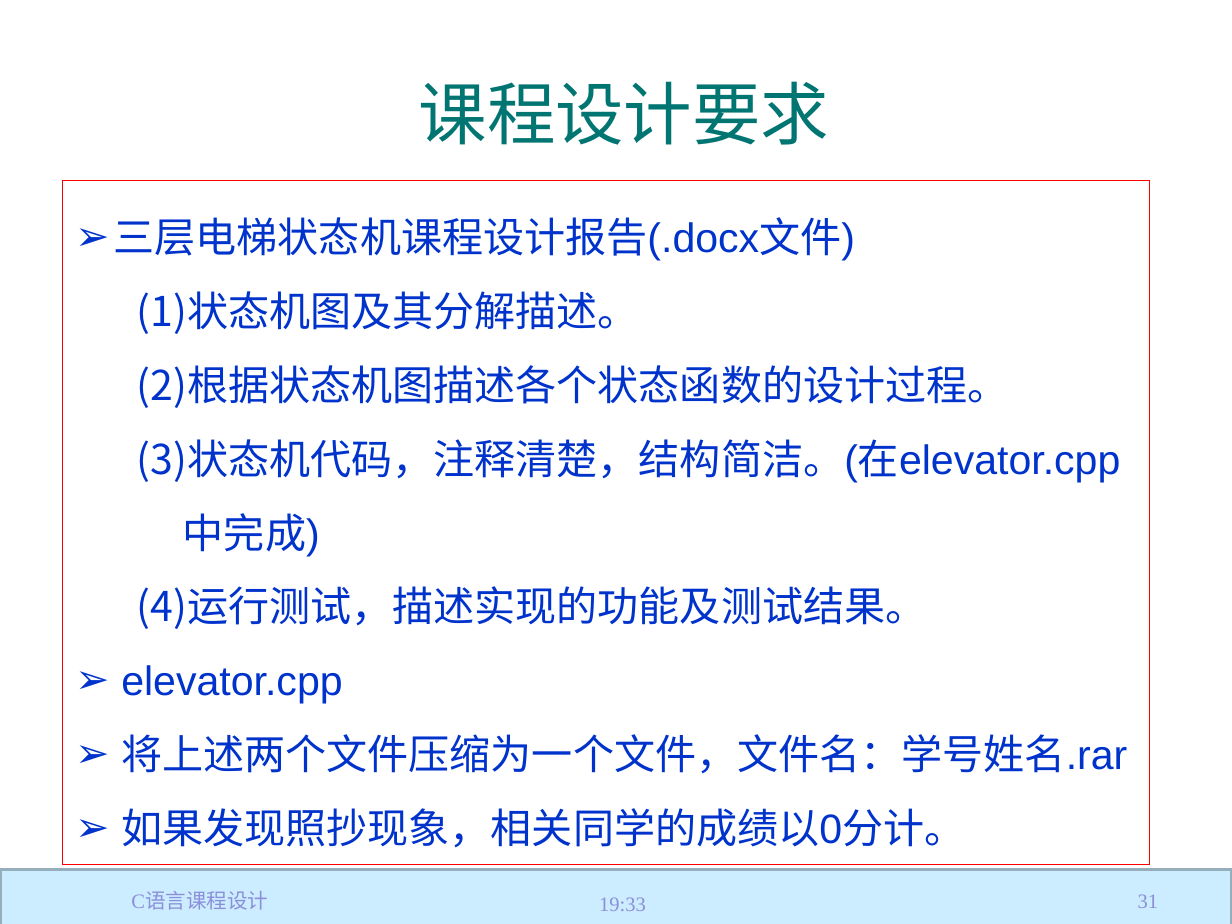
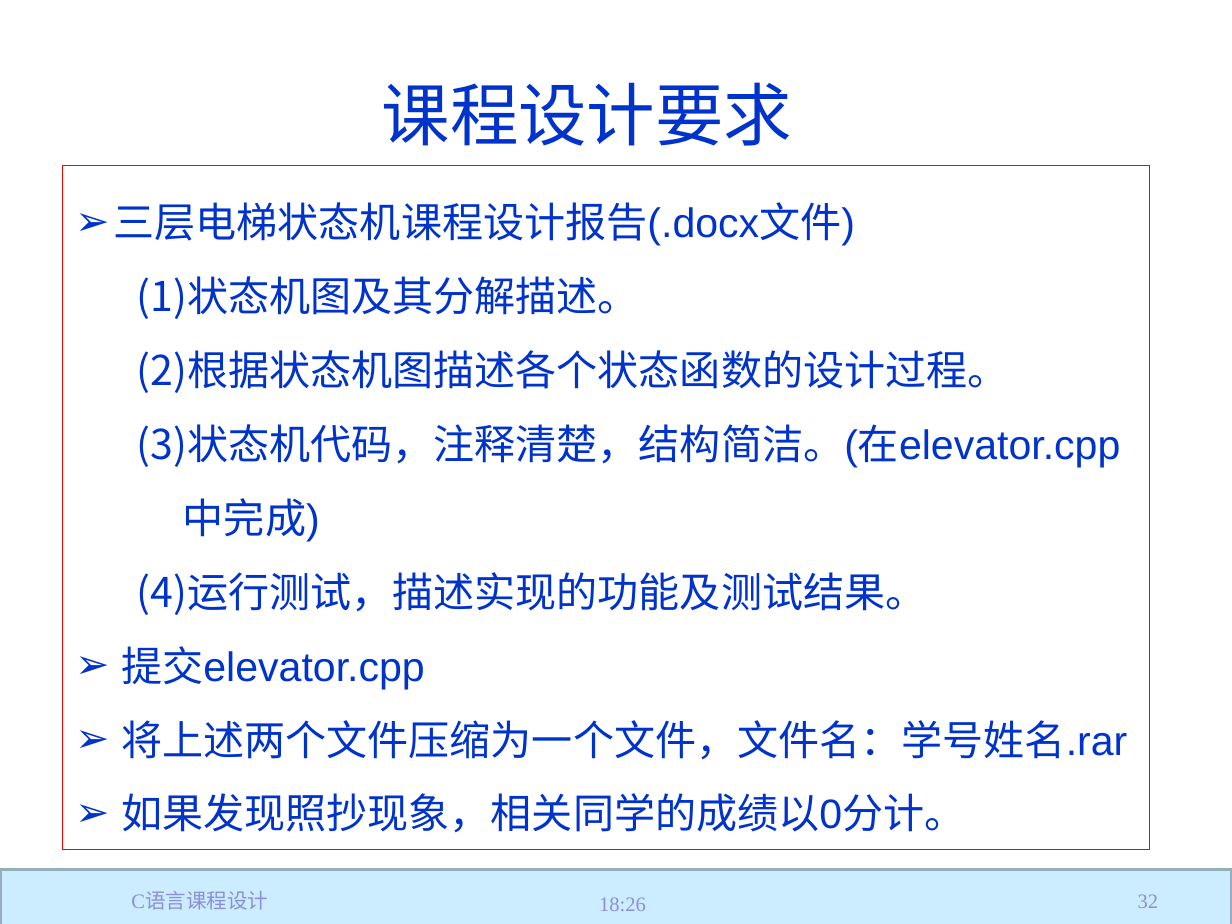
Before and after one commit to jtrfid/C-Repositories, a slide deck: slide 32 of 2017/C语言课程设计/C语言课程设计.pptx (slide 31 before the commit). Drawn at 1232x924 pixels with LibreOffice and Linux fonts; fonts in the diff are those of the drawing; background and template pictures are left out. Boxes give left, top, right and bottom in pixels: in the first picture for what was removed or moved away, otherwise in the second. Text is boxed around its words. In the diff, an @@ line names an element or a change of style, - is before the commit and + after.

```diff
--- a/2017/C语言课程设计/C语言课程设计.pptx
+++ b/2017/C语言课程设计/C语言课程设计.pptx
@@ title "课程设计要求": place and size @@
-title "课程设计要求" at box(419, 81, 829, 145)
+title "课程设计要求" at box(382, 82, 792, 146)
@@ title "课程设计要求" at box(382, 82, 792, 146): text colour #007572 to #0033CC @@
@@ rectangle "三层电梯状态机课程设计报告(.docx文件)": place and size @@
-rectangle "三层电梯状态机课程设计报告(.docx文件)" at box(63, 181, 1149, 865)
+rectangle "三层电梯状态机课程设计报告(.docx文件)" at box(63, 166, 1149, 850)
@@ text in rectangle at box(121, 646, 425, 690): text changed @@
-➢ elevator.cpp
+➢ 提交elevator.cpp
@@ text at box(599, 897, 646, 911): text changed @@
-19:33
+18:26
@@ page number at box(1138, 894, 1158, 908): text changed @@
-31
+32
```
Also in this commit, not shown: 52 other slides changed, 1 slide added, 1 other file.
